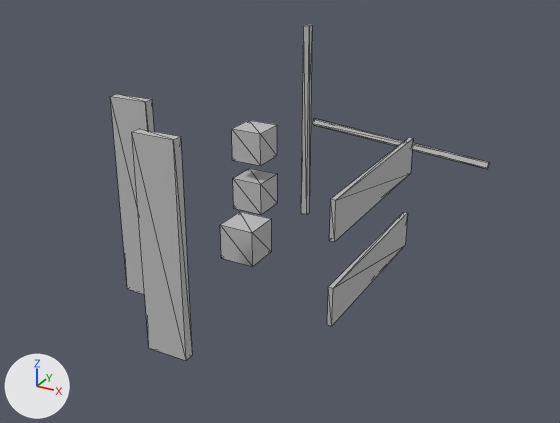
The OBJ model FIT2096 - Week 7/Assets/Meshes/level.obj: old version first, new version second.
Camera for both pictures: a camera (50 mm lens) standing at (8.08, -16.86, 9.17) and looking at (-0.97, -0.4, 0.94). The lights are fixed; the arrows at lower left show +X, +Y and +Z. Mesh edges are drawn as thin lines. Where no turn or scale is listed for an object, it has been applied to the vertices. Vertices at the same position are counted once.

Script lines for the objects in view, before the commit:
```python
me_level = bpy.data.meshes.new('level')
me_level.from_pydata(...)  # 72 vertices, 108 faces; spans x -3.94..2.48, y -5.51..7.81, z -1.58..4.77
me_level.materials.append(mat_initialshadinggroup)  # grey #bcbcbc
ob_level = bpy.data.objects.new('level', me_level)
ob_level.location = (0.0, 0.0, 0.0)
```
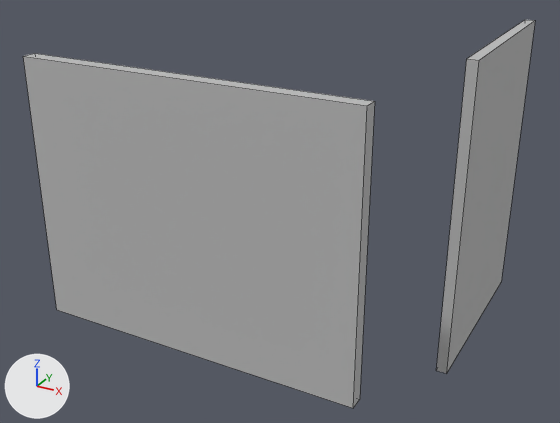
Where the change shows, as pixel boxes [x1, y1, x2, y2] in the pictures (560 x 423 px):
'level', reshaped (35% wider, 16% taller)
    before: [110, 25, 490, 360]
    after: [23, 20, 535, 408]
part 1 of me_level, added
    after: [23, 53, 375, 408]
part 2 of me_level, added
    after: [437, 20, 535, 373]
part 3 of me_level, deleted
    before: [132, 129, 192, 360]
part 4 of me_level, deleted
    before: [220, 212, 271, 266]
part 5 of me_level, deleted
    before: [313, 119, 490, 169]
part 6 of me_level, deleted
    before: [327, 212, 408, 326]
part 7 of me_level, deleted
    before: [233, 168, 277, 214]
part 8 of me_level, deleted
    before: [110, 94, 154, 295]
part 9 of me_level, deleted
    before: [232, 120, 277, 166]
part 10 of me_level, deleted
    before: [329, 138, 413, 242]
part 11 of me_level, deleted
    before: [301, 25, 312, 215]

The change, as a diff of the scene's bpy script:
```diff
--- a/FIT2096 - Week 7/Assets/Meshes/level.obj.py
+++ b/FIT2096 - Week 7/Assets/Meshes/level.obj.py
@@ me_level @@
 me_level.from_pydata(...)  # 72 vertices, 108 faces; spans x -3.94..2.48, y -5.51..7.81, z -1.58..4.77
 # used by ob_level; location = (0.0, 0.0, 0.0)
+# me_level part 1: a new loose piece, a box spanning x -3.64..3.64, y -5.99..-5.68, z 0.1..5.84, in mat_initialshadinggroup (grey #bcbcbc)
+# me_level part 2: a new loose piece, a box spanning x 4.24..4.47, y -2.75..1.92, z -0.86..6.0, in mat_initialshadinggroup (grey #bcbcbc)
+# me_level part 3: the loose piece of 8 vertices spanning x -1.46..-0.46, y -5.51..-5.28, z -0.5..4.49 is deleted
+# me_level part 4: the loose piece of 8 vertices spanning x -2.42..-1.42, y -1.08..-0.08, z -0.5..0.5 is deleted
+# me_level part 5: the loose piece of 8 vertices spanning x -3.86..2.48, y 7.26..7.81, z 0.08..1.01 is deleted
+# me_level part 6: the loose piece of 8 vertices spanning x 1.57..1.69, y -2.74..2.09, z -0.5..0.5 is deleted
+# me_level part 7: the loose piece of 8 vertices spanning x -3.94..-2.94, y 2.0..3.0, z -0.5..0.5 is deleted
+# me_level part 8: the loose piece of 8 vertices spanning x -3.56..-2.56, y -3.66..-3.43, z -0.5..4.49 is deleted
+# me_level part 9: the loose piece of 8 vertices spanning x -3.94..-2.94, y 2.0..3.0, z 1.09..2.09 is deleted
+# me_level part 10: the loose piece of 8 vertices spanning x 1.57..1.69, y -2.74..2.09, z 1.67..2.67 is deleted
+# me_level part 11: the loose piece of 8 vertices spanning x -3.02..-2.81, y 4.84..5.05, z -1.58..4.77 is deleted
 me_level.materials.append(mat_initialshadinggroup)
```
